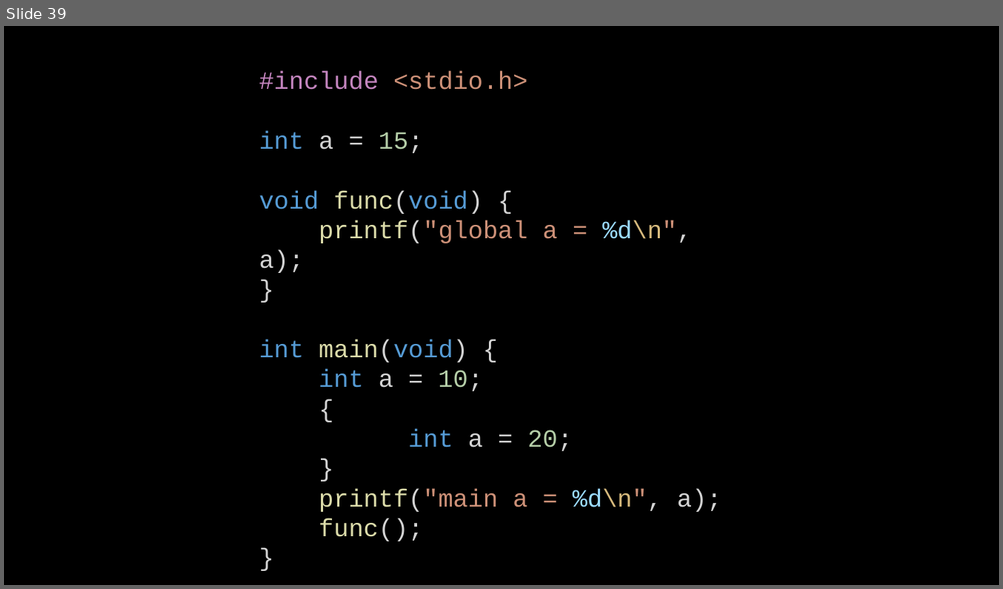
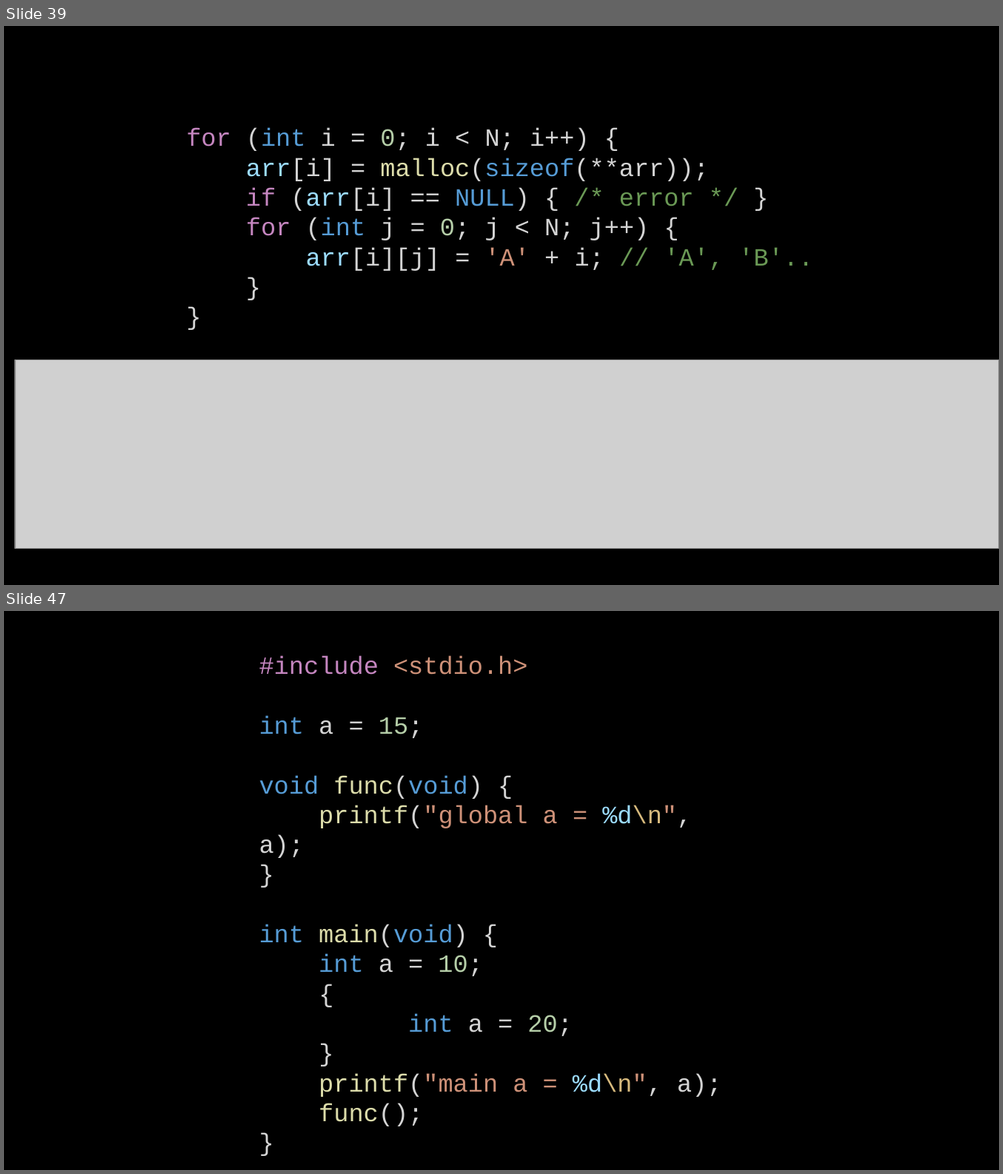
Before and after one commit to kruffka/C-Programming, a slide deck: 6_pointers/6_pointers.pptx. Shown one above the other, each under a label of ours: slide 39 before the commit, slides 39 and 47 after it; the slides between them are not shown. The pictures are 1003x589 and 1003x1174 pixels, drawn with LibreOffice and Linux fonts; fonts in the diff are those of the drawing; grey boxes stand for pictures. Boxes give left, top, right and bottom in pixels: in the first picture for what was removed or moved away, otherwise in the second. Text is boxed around its words. In the diff, an @@ line names an element or a change of style, - is before the commit and + after.

```diff
--- a/6_pointers/6_pointers.pptx
+++ b/6_pointers/6_pointers.pptx
@@ slide 39 added at [4,26,999,585], background #000000 @@
@@ text added at [186,128,813,271], 24 pt, text #D4D4D4 @@
+for (int i = 0; i < N; i++) {
+arr[i] = malloc(sizeof(**arr));
+if (arr[i] == NULL) { /* error */ }
+for (int j = 0; j < N; j++) {
+arr[i][j] = 'A' + i; // 'A', 'B'..
+}
+}
@@ picture added at [15,360,999,549] @@
@@ what was slide 39 is now slide 47 @@
```
Also in this commit, not shown: 13 slides changed, 14 other slides added, 2 slides removed, 18 other files.
